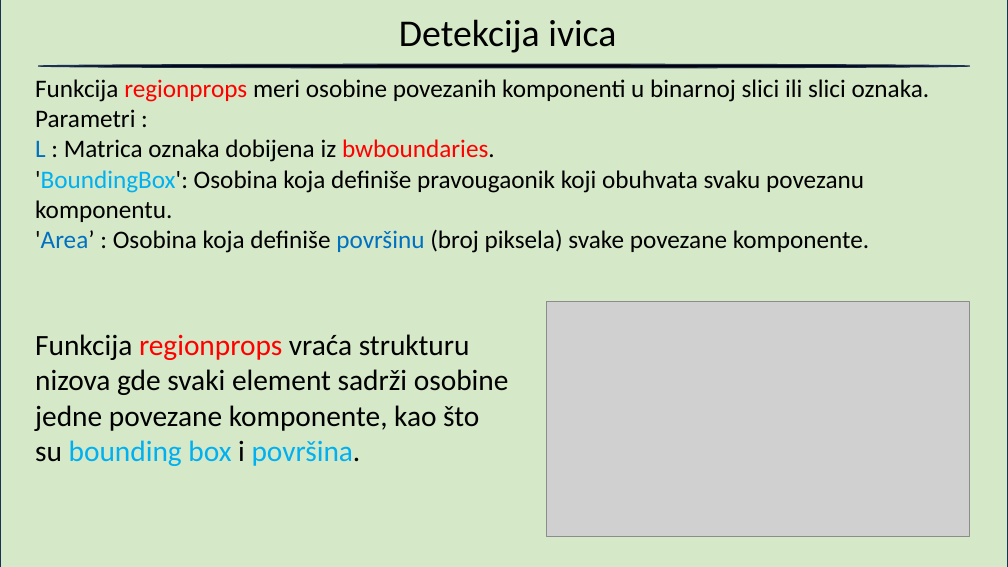
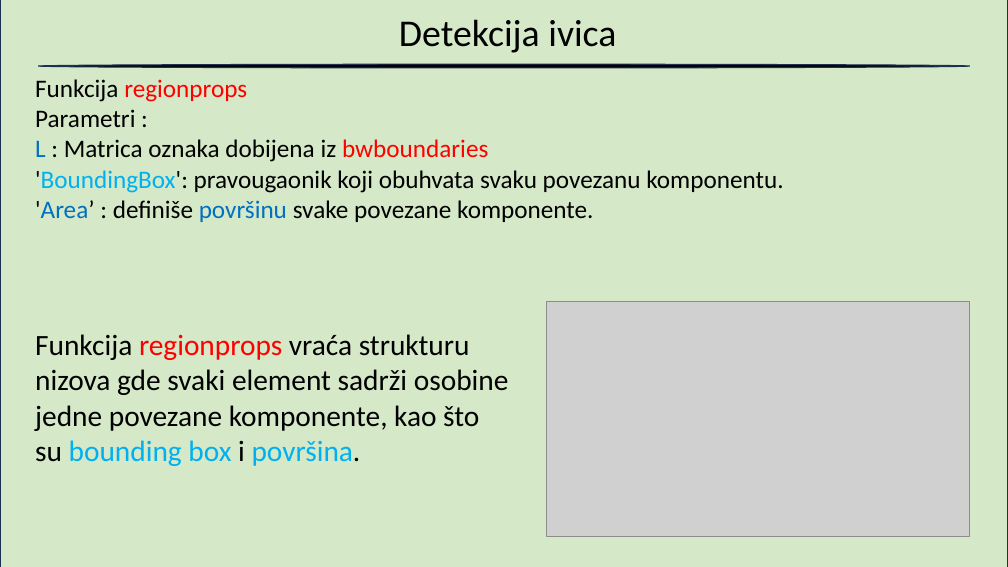
Before and after one commit to blizanac76/RegistrationNumberRecognition, a slide deck: slide 14 of Prepoznavanje.pptx. Drawn at 1008x567 pixels with LibreOffice and Linux fonts; fonts in the diff are those of the drawing; grey boxes stand for pictures. Boxes give left, top, right and bottom in pixels: in the first picture for what was removed or moved away, otherwise in the second. Text is boxed around its words. In the diff, an @@ line names an element or a change of style, - is before the commit and + after.

```diff
--- a/Prepoznavanje.pptx
+++ b/Prepoznavanje.pptx
@@ text at box(35, 79, 247, 102): text changed; text colour #000000 to #FF0000 @@
-Funkcija regionprops meri osobine povezanih komponenti u binarnoj slici ili slici oznaka.
+Funkcija regionprops
@@ text at box(35, 139, 783, 222): text changed @@
-L : Matrica oznaka dobijena iz bwboundaries.
-'BoundingBox': Osobina koja definiše pravougaonik koji obuhvata svaku povezanu komponentu.
-'Area’ : Osobina koja definiše površinu (broj piksela) svake povezane komponente.
+L : Matrica oznaka dobijena iz bwboundaries
+'BoundingBox': pravougaonik koji obuhvata svaku povezanu komponentu.
+'Area’ : definiše površinu svake povezane komponente.
```
Also in this commit, not shown: 11 other slides changed, 1 slide removed.
